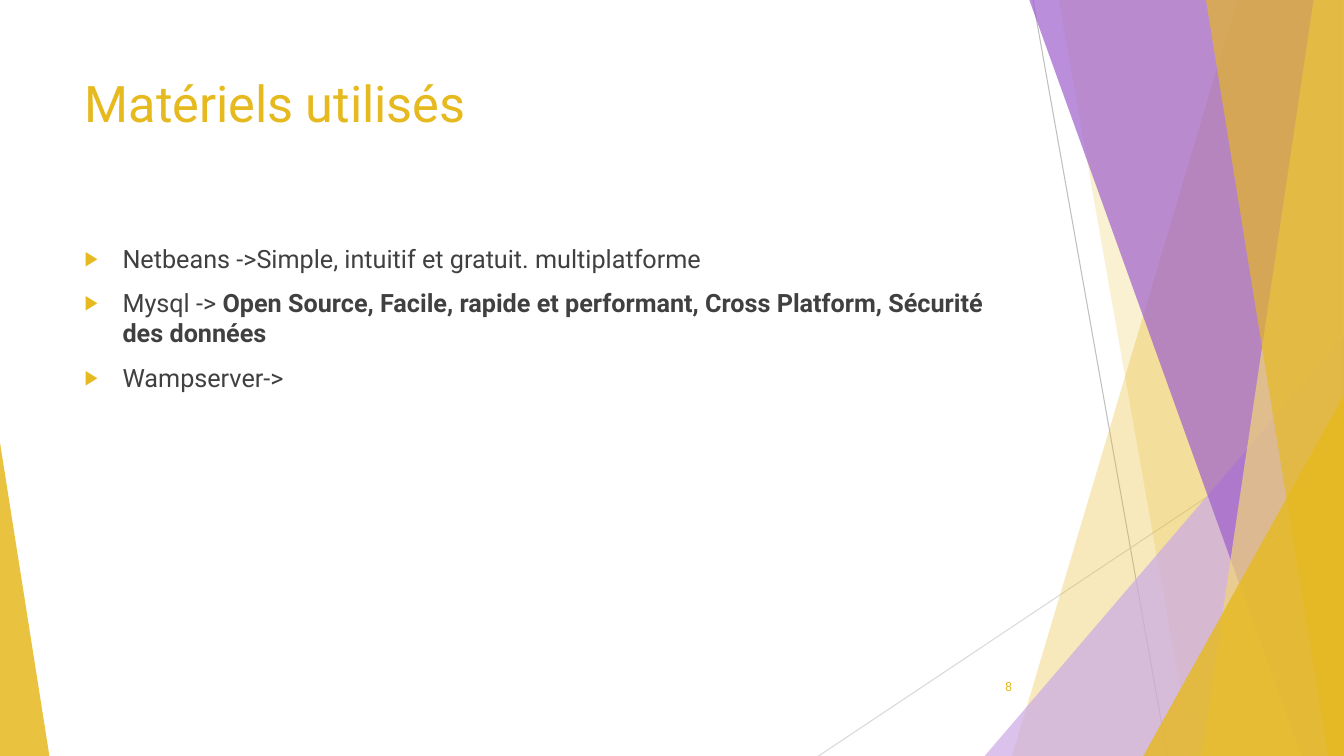
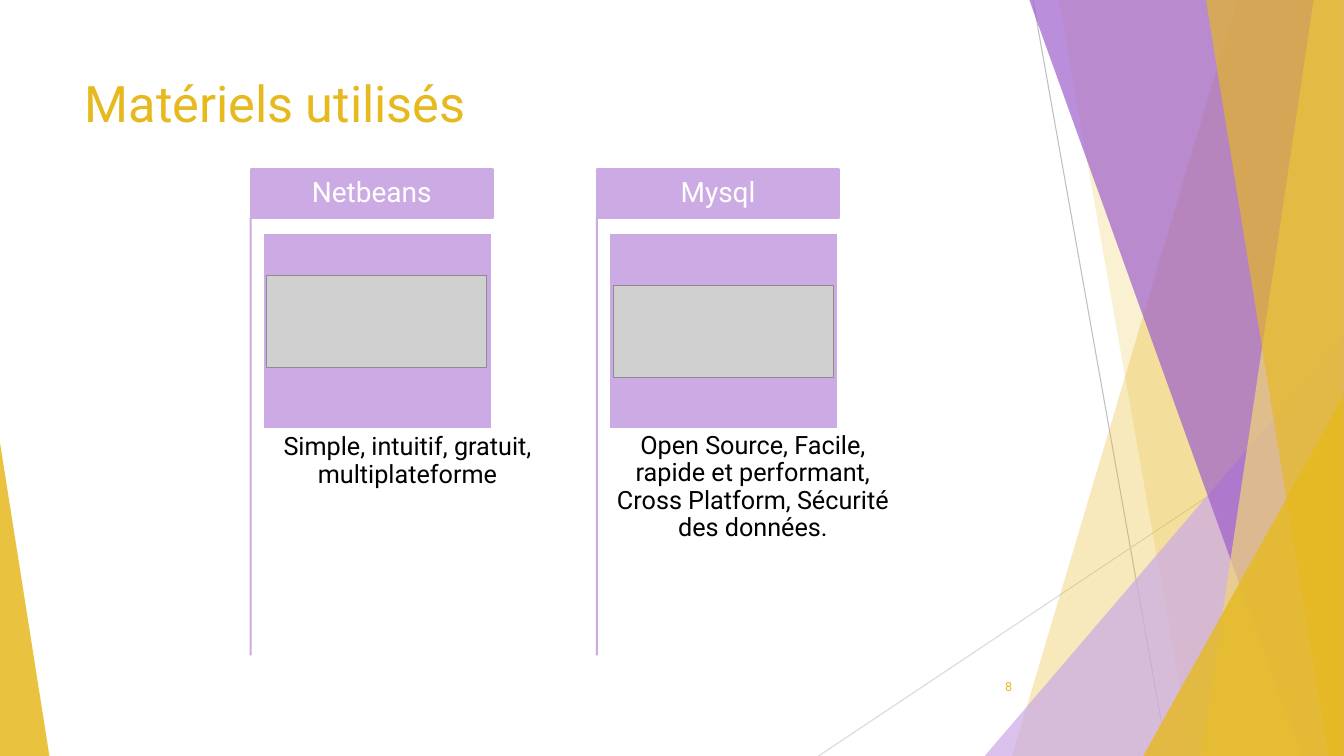
Before and after one commit to GuiguiMvn/Systeme-Escape-Game-Telethon, a slide deck: slide 8 of Cyril/Diapositives/Projet Théléton REVUE 2.pptx. Drawn at 1344x756 pixels with LibreOffice and Linux fonts; fonts in the diff are those of the drawing; grey boxes stand for pictures. Boxes give left, top, right and bottom in pixels: in the first picture for what was removed or moved away, otherwise in the second. Text is boxed around its words. In the diff, an @@ line names an element or a change of style, - is before the commit and + after.

```diff
--- a/Cyril/Diapositives/Projet Théléton REVUE 2.pptx
+++ b/Cyril/Diapositives/Projet Théléton REVUE 2.pptx
@@ group added at box(251, 169, 889, 655): 4 rectangles, 4 texts, 2 lines @@
+Simple, intuitif, gratuit, multiplateforme
+Netbeans
+Open Source, Facile, rapide et performant, Cross Platform, Sécurité des données.
+Mysql
@@ text removed at box(123, 249, 982, 392) @@
-▶ Netbeans ->Simple, intuitif et gratuit. multiplatforme
-▶ Mysql -> Open Source, Facile, rapide et performant, Cross Platform, Sécurité des données
-▶ Wampserver->
@@ picture added at box(266, 276, 487, 368) @@
@@ picture added at box(613, 286, 834, 378) @@
```
Also in this commit, not shown: 5 other slides changed, 3 other files.
